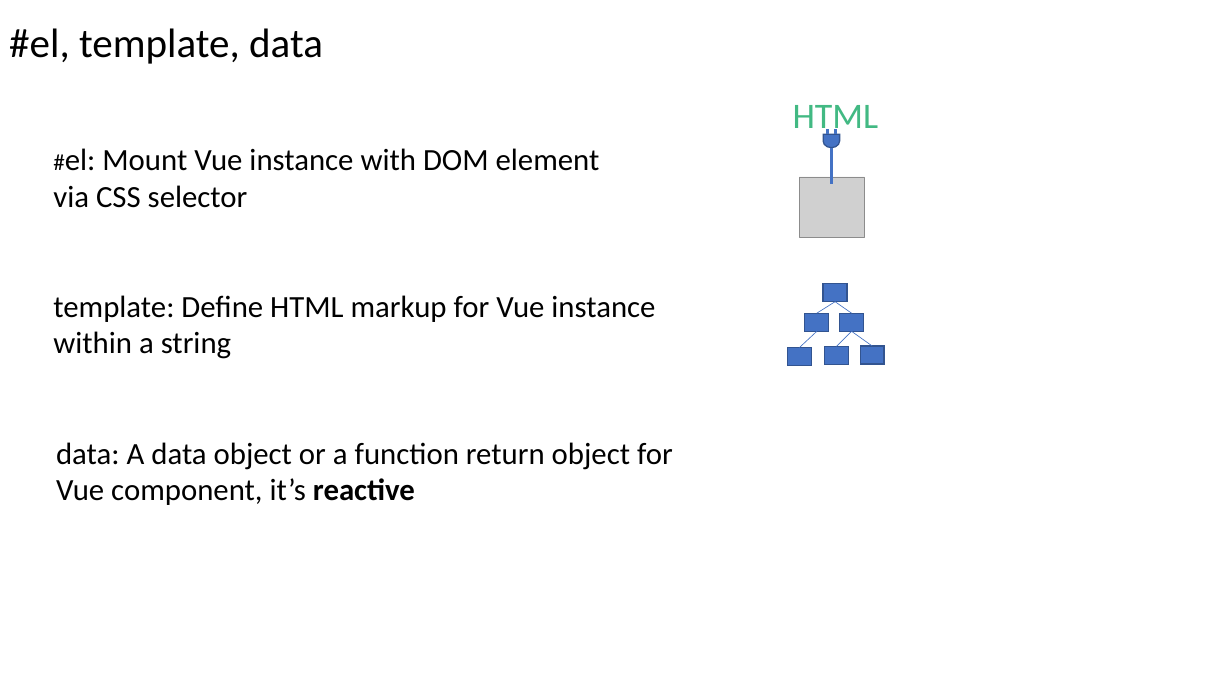
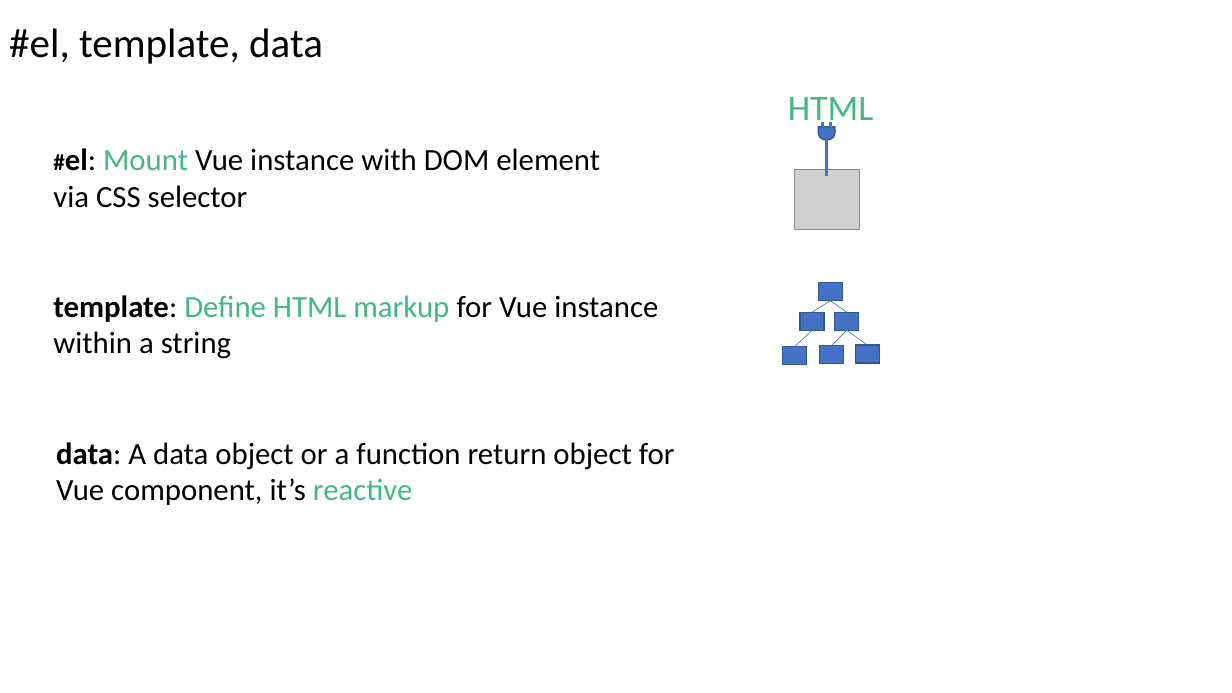
Before and after one commit to trancongduynguyen1997/sample-todo, a slide deck: slide 18 of VueJS Presentation.pptx (slide 17 before the commit). Drawn at 1232x693 pixels with LibreOffice and Linux fonts; fonts in the diff are those of the drawing; grey boxes stand for pictures. Boxes give left, top, right and bottom in pixels: in the first picture for what was removed or moved away, otherwise in the second. Text is boxed around its words. In the diff, an @@ line names an element or a change of style, - is before the commit and + after.

```diff
--- a/VueJS Presentation.pptx
+++ b/VueJS Presentation.pptx
@@ text at [65,148,600,171]: text colour #000000 to #42B983 in "Mount"; bold on in "#el:" @@
@@ line moved from (828, 129) - (828, 134) to (823, 122) - (823, 127) @@
@@ 1 picture, 1 text, 1 flow chart delay, 1 line: place and size @@
-1 picture, 1 text, 1 flow chart delay, 1 line at [793,105,879,238]
+1 picture, 1 text, 1 flow chart delay, 1 line at [788,97,874,229]
@@ line moved from (836, 129) - (836, 134) to (831, 122) - (831, 127) @@
@@ text at [53,295,658,322]: text colour #000000 to #42B983 in "Define HTML markup"; bold on in "template:" @@
@@ 6 rectangles, 5 lines: place and size @@
-6 rectangles, 5 lines at [787,284,884,366]
+6 rectangles, 5 lines at [783,283,880,365]
@@ text "data: A data object or ..." at [56,442,675,505]: text colour #000000 to #42B983, bold off in "reactive"; bold on in "data:" @@
```
Also in this commit, not shown: 23 other slides changed, 3 slides added, 2 slides removed, 1 other file.
